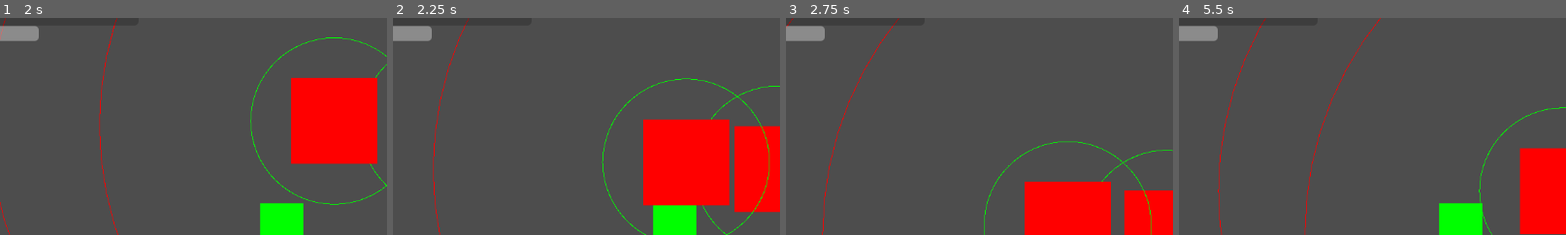
Above: before the commit, frames 1-4 (left to right).
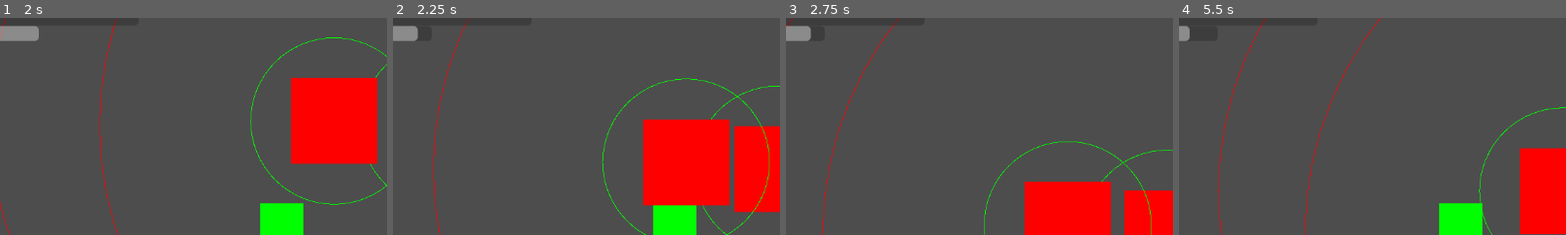
Above: after the commit, the same moments.

Repository: youknowedo/parasito
Game: Godot game, scene res://scenes/levels/Test.tscn
Two runs of this game, one before a commit and one after it. Both use one fixed random seed, a clock stepped at 60 frames per second and the inputs below.
Inputs (mouse positions are % of the whole screen's width and height, from its top left):
- Up to frame 1 (2 s): move the mouse to (72, 45) at 0.52 s; hold D (move_right) 0.53-1.28 s; click (72, 45) at 0.6 s; move the mouse to (30, 55) at 1.27 s; hold S (move_down) from 1.28 s (still down); right-click (30, 55) at 1.35 s
- Up to frame 2 (2.25 s): move the mouse to (60, 28) at 2.02 s; release S (move_down) at 2.03 s; hold D (move_right) from 2.03 s (still down); tap E (tertiary_action) at 2.1 s
- Up to frame 3 (2.75 s): keep holding D (move_right)
- Up to frame 4 (5.5 s): move the mouse to (45, 70) at 2.77 s; release D (move_right) at 2.78 s; hold W (move_up) 2.78-3.53 s; click (45, 70) at 2.85 s; move the mouse to (80, 65) at 3.52 s; hold A (move_left) 3.53-5.03 s; right-click (80, 65) at 3.6 s; move the mouse to (20, 35) at 4.27 s; tap E (tertiary_action) at 4.35 s; move the mouse to (55, 50) at 5.02 s; hold S (move_down) from 5.03 s (still down); click (55, 50) at 5.1 s
The pictures show only the part of the screen within x 14-64%, y 2-52%; the shares and areas given below are measured in that part.

Frame 1 is identical in both runs. In frame 2, 0.3% of the frame differs, in the area x 5-11%, y 3-11%; in frame 3, 0.3%; in frame 4, 0.5%, in the area x 2-11%, y 3-11%.

Commit message:
Damage player

Diff:
--- a/scripts/Guard.gd
+++ b/scripts/Guard.gd
@@ -6,6 +6,8 @@
 @export var attack_range_collider: CollisionShape2D = null
 
 var in_attack_range = false
+var attack_timer = 1.0
+var attack_target: Player = null
 
 var is_dashing = false
 var dash_timer = 0.0
@@ -27,6 +29,11 @@
 
 	if attack_target:
 		if in_attack_range:
+			attack_timer -= delta
+			if attack_timer <= 0:
+				attack_target.damage(10)
+				attack_timer = 1.0
+
 			return false
 		var direction = (attack_target.global_position - global_position).normalized()
 		velocity = direction * speed * delta * 100
--- a/scripts/Host.gd
+++ b/scripts/Host.gd
@@ -4,7 +4,6 @@
 @export var speed = 500.0
 
 var occupier: Player = null
-var attack_target: Player = null
 
 func _process(delta):
 	if !process_and_skip(delta):
